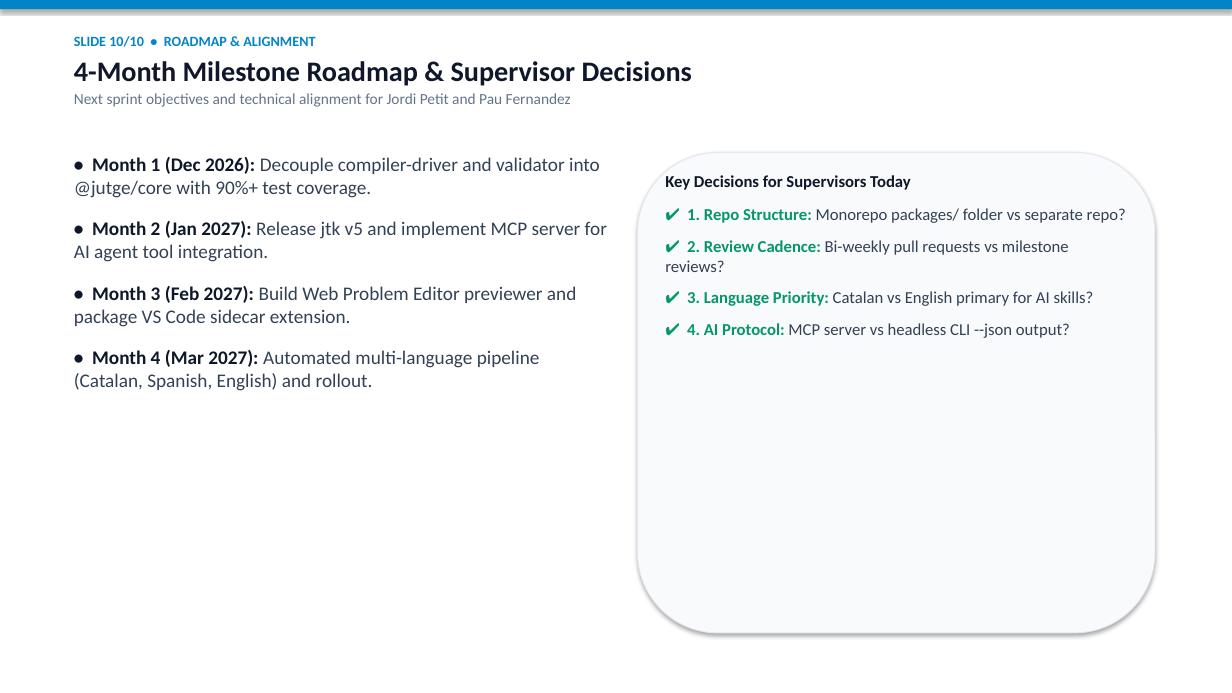
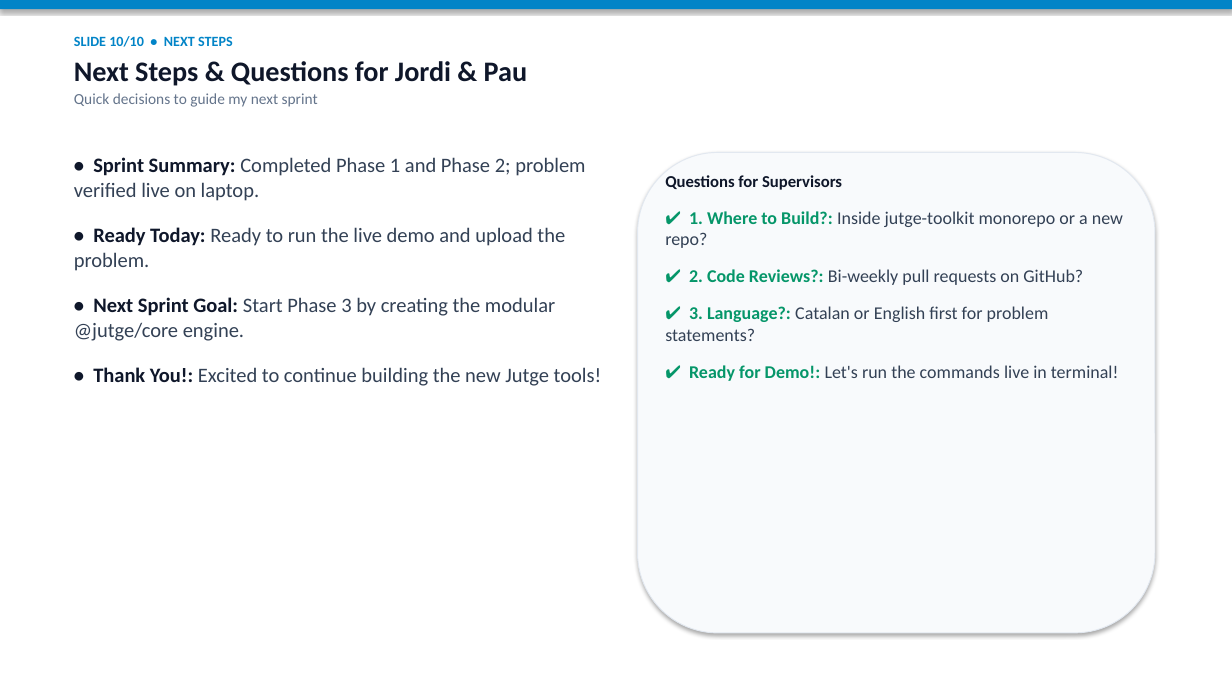
Before and after one commit to SuisSanem000/jutge-private, a slide deck: slide 10 of work/01-meeting-presentation-and-demo-20261112/meeting-summary-presentation.pptx. Drawn at 1232x693 pixels with LibreOffice and Linux fonts; fonts in the diff are those of the drawing. Boxes give left, top, right and bottom in pixels: in the first picture for what was removed or moved away, otherwise in the second. Text is boxed around its words. In the diff, an @@ line names an element or a change of style, - is before the commit and + after.

Commit message:
feat(summary): add simple 10-slide presentation and speaking guide in summary folder

```diff
--- a/work/01-meeting-presentation-and-demo-20261112/meeting-summary-presentation.pptx
+++ b/work/01-meeting-presentation-and-demo-20261112/meeting-summary-presentation.pptx
@@ text at [74,36,527,107]: text changed @@
-SLIDE 10/10 • ROADMAP & ALIGNMENT
-4-Month Milestone Roadmap & Supervisor Decisions
-Next sprint objectives and technical alignment for Jordi Petit and Pau Fernandez
+SLIDE 10/10 • NEXT STEPS
+Next Steps & Questions for Jordi & Pau
+Quick decisions to guide my next sprint
@@ text at [74,157,602,386]: text changed; size 15 to 16 pt @@
-• Month 1 (Dec 2026): Decouple compiler-driver and validator into @jutge/core with 90%+ test coverage.
-• Month 2 (Jan 2027): Release jtk v5 and implement MCP server for AI agent tool integration.
-• Month 3 (Feb 2027): Build Web Problem Editor previewer and package VS Code sidecar extension.
-• Month 4 (Mar 2027): Automated multi-language pipeline (Catalan, Spanish, English) and rollout.
+• Sprint Summary: Completed Phase 1 and Phase 2; problem verified live on laptop.
+• Ready Today: Ready to run the live demo and upload the problem.
+• Next Sprint Goal: Start Phase 3 by creating the modular @jutge/core engine.
+• Thank You!: Excited to continue building the new Jutge tools!
@@ text at [665,175,1123,381]: text changed; size 13 to 14 pt @@
-Key Decisions for Supervisors Today
-✔ 1. Repo Structure: Monorepo packages/ folder vs separate repo?
-✔ 2. Review Cadence: Bi-weekly pull requests vs milestone reviews?
-✔ 3. Language Priority: Catalan vs English primary for AI skills?
-✔ 4. AI Protocol: MCP server vs headless CLI --json output?
+Questions for Supervisors
+✔ 1. Where to Build?: Inside jutge-toolkit monorepo or a new repo?
+✔ 2. Code Reviews?: Bi-weekly pull requests on GitHub?
+✔ 3. Language?: Catalan or English first for problem statements?
+✔ Ready for Demo!: Let's run the commands live in terminal!
```
Also in this commit, not shown: 9 other slides changed, 5 other files.
